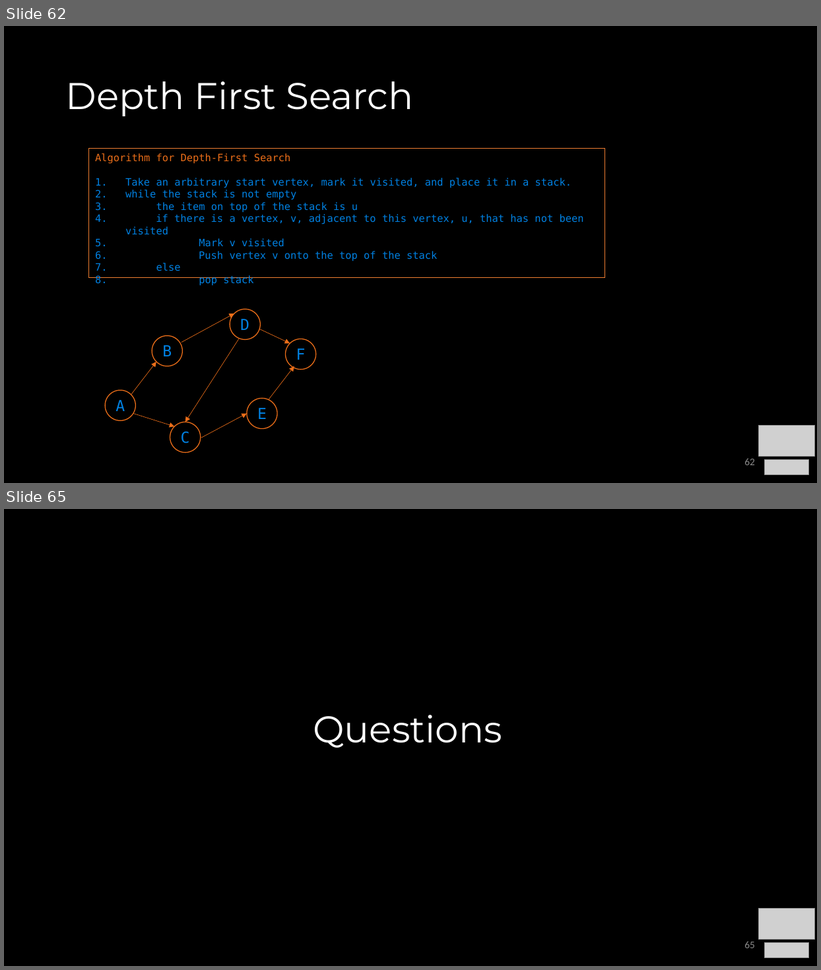
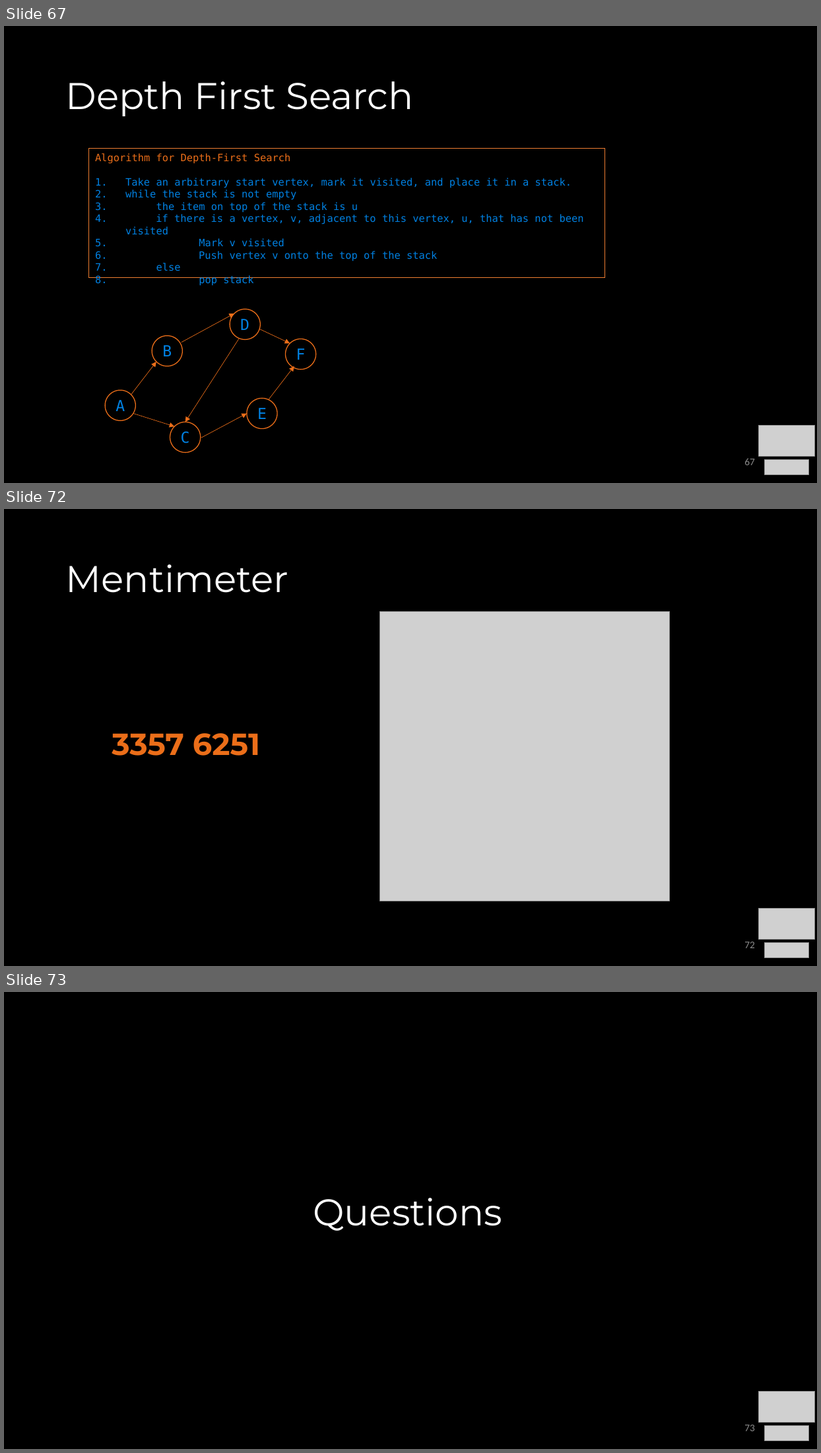
Before and after one commit to COP3530/Instructional-Content, a slide deck: Slides-PPT/8a - Graph Terminology and Implementation.pptx. Shown one above the other, each under a label of ours: slides 62 and 65 before the commit, slides 67, 72 and 73 after it; the slides between them are not shown. The pictures are 821x970 and 821x1453 pixels, drawn with LibreOffice and Linux fonts; fonts in the diff are those of the drawing; grey boxes stand for pictures. Boxes give left, top, right and bottom in pixels: in the first picture for what was removed or moved away, otherwise in the second. Text is boxed around its words. In the diff, an @@ line names an element or a change of style, - is before the commit and + after.

```diff
--- a/Slides-PPT/8a - Graph Terminology and Implementation.pptx
+++ b/Slides-PPT/8a - Graph Terminology and Implementation.pptx
@@ slide 72 added at bbox=[4, 509, 817, 966], background #000000 @@
@@ title added at bbox=[66, 564, 288, 593], 44 pt, text #FFFFFF @@
+Mentimeter
@@ picture added at bbox=[380, 611, 669, 901] @@
@@ text added at bbox=[112, 733, 260, 756], 36 pt, text #EB6E19, bold @@
+3357 6251
@@ picture added at bbox=[759, 908, 815, 940] @@
@@ page number added at bbox=[745, 942, 755, 949], 12 pt, text #8C8C8C @@
+72
@@ picture added at bbox=[765, 943, 809, 958] @@
@@ what was slide 62 is now slide 67 @@
@@ page number at bbox=[745, 458, 755, 466]: text changed @@
-62
+67
@@ what was slide 65 is now slide 73 @@
@@ page number at bbox=[745, 1425, 755, 1432]: text changed @@
-65
+73
```
Also in this commit, not shown: 3 slides changed, 8 other slides added, 1 slide removed, 3 other files.
